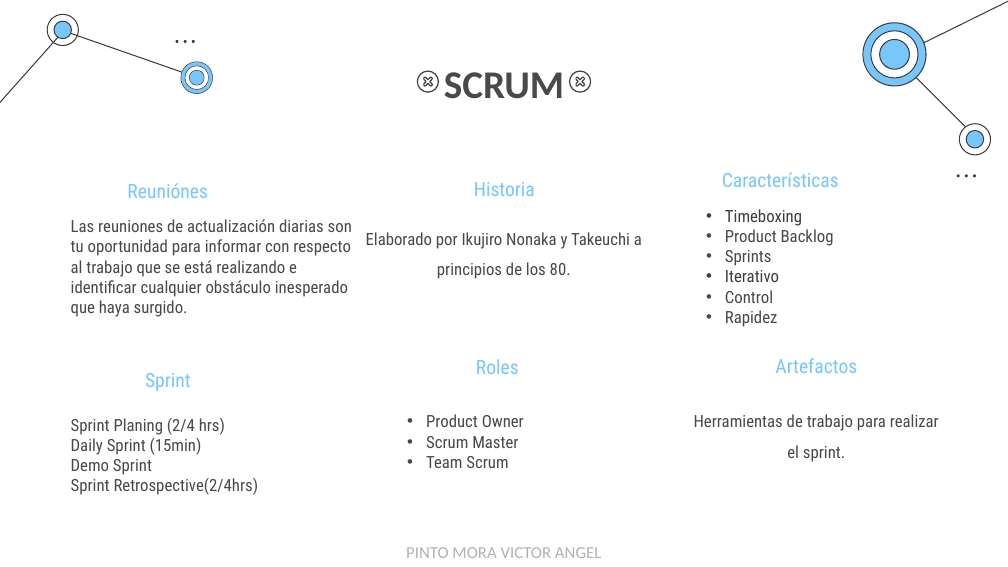
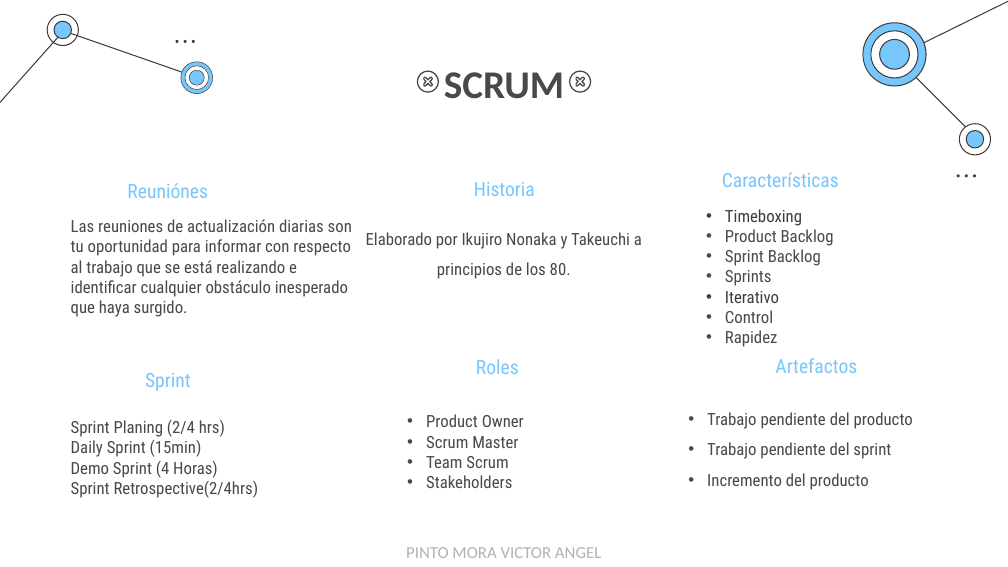
Before and after one commit to EgCooper/Mxt-Technology, a slide deck: slide 22 of Documentacion/Mxt-Technology Presentacion.pptx. Drawn at 1008x567 pixels with LibreOffice and Linux fonts; fonts in the diff are those of the drawing. Boxes give left, top, right and bottom in pixels: in the first picture for what was removed or moved away, otherwise in the second. Text is boxed around its words. In the diff, an @@ line names an element or a change of style, - is before the commit and + after.

```diff
--- a/Documentacion/Mxt-Technology Presentacion.pptx
+++ b/Documentacion/Mxt-Technology Presentacion.pptx
@@ subtitle at (x1=725, y1=249, x2=821, y2=266): paragraph added @@
+• Sprint Backlog
@@ subtitle at (x1=707, y1=412, x2=913, y2=490): text changed @@
-Herramientas de trabajo para realizar el sprint.
+• Trabajo pendiente del producto
+• Trabajo pendiente del sprint
+• Incremento del producto
@@ text at (x1=71, y1=461, x2=218, y2=478): text changed @@
-Demo Sprint
+Demo Sprint (4 Horas)
@@ subtitle at (x1=426, y1=475, x2=512, y2=488): paragraph added @@
+• Stakeholders
```
Also in this commit, not shown: 6 other slides changed.
